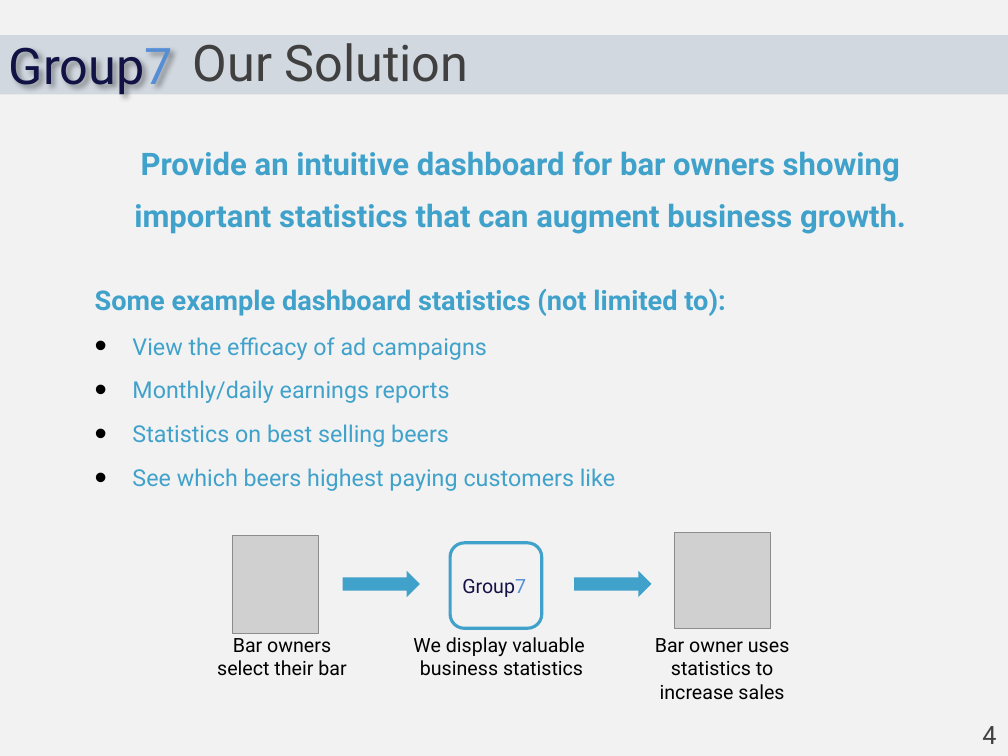
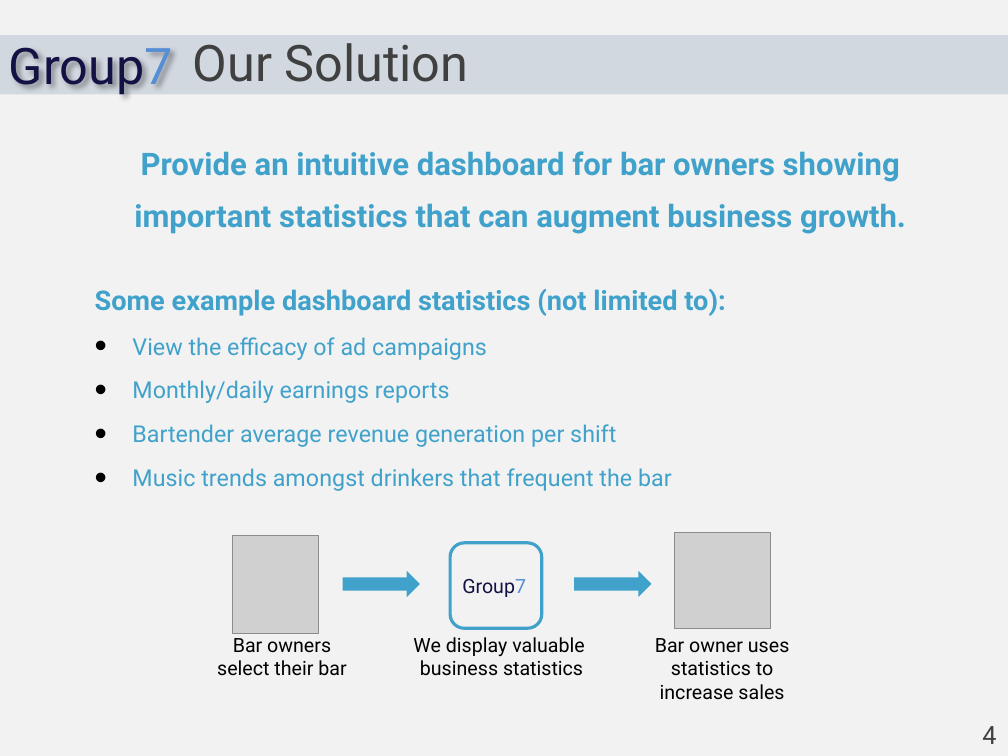
Before and after one commit to moalhayek/db_project, a slide deck: slide 3 of group7.pptx. Drawn at 1008x756 pixels with LibreOffice and Linux fonts; fonts in the diff are those of the drawing; grey boxes stand for pictures. Boxes give left, top, right and bottom in pixels: in the first picture for what was removed or moved away, otherwise in the second. Text is boxed around its words. In the diff, an @@ line names an element or a change of style, - is before the commit and + after.

```diff
--- a/group7.pptx
+++ b/group7.pptx
@@ text at (x1=132, y1=424, x2=672, y2=491): text changed @@
-• Statistics on best selling beers
-• See which beers highest paying customers like
+• Bartender average revenue generation per shift
+• Music trends amongst drinkers that frequent the bar
```
Also in this commit, not shown: 3 other slides changed, 1 slide added, 2 other files.
